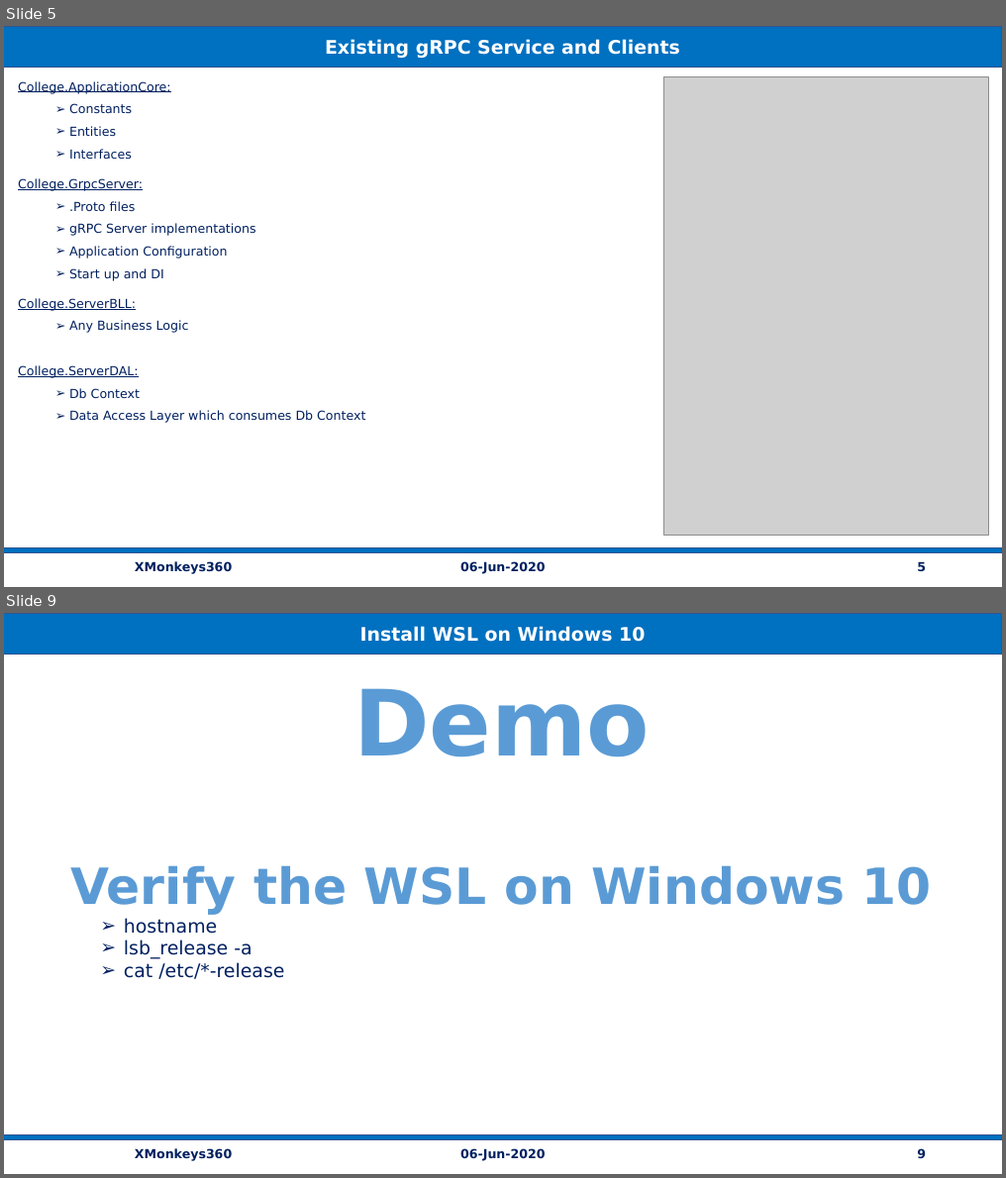
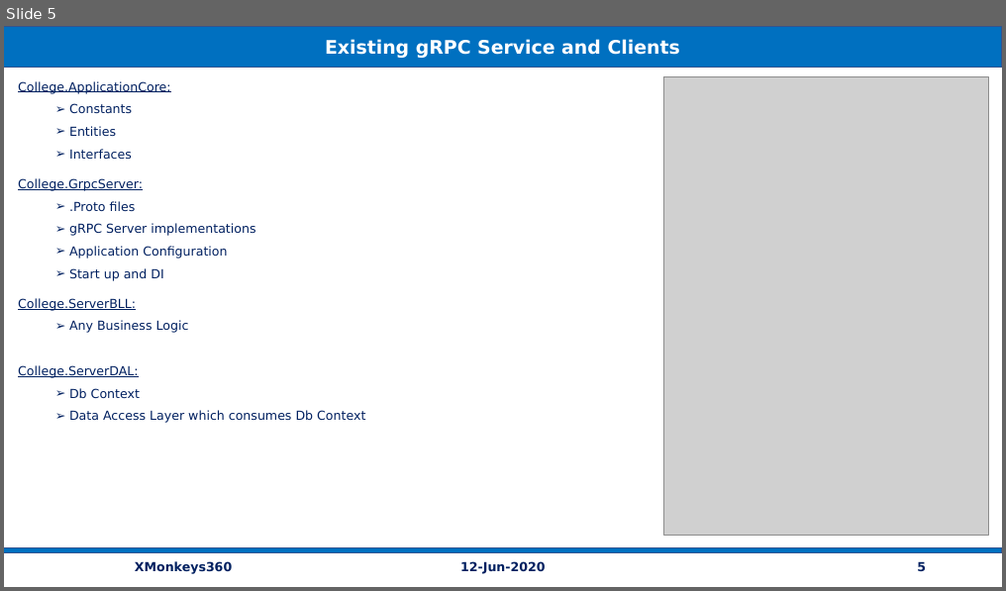
Before and after one commit to vishipayyallore/speaker_series_2021, a slide deck: XMonkeys360/gRPC_Session4_12Jun2020/Documentation/gRPC_Service_Logging_ErrorHandling.pptx. Shown one above the other, each under a label of ours: slides 5 and 9 before the commit, slide 5 after it; the slides between them are not shown. The pictures are 1006x1178 and 1006x591 pixels, drawn with LibreOffice and Linux fonts; fonts in the diff are those of the drawing; grey boxes stand for pictures. Boxes give left, top, right and bottom in pixels: in the first picture for what was removed or moved away, otherwise in the second. Text is boxed around its words. In the diff, an @@ line names an element or a change of style, - is before the commit and + after.

```diff
--- a/XMonkeys360/gRPC_Session4_12Jun2020/Documentation/gRPC_Service_Logging_ErrorHandling.pptx
+++ b/XMonkeys360/gRPC_Session4_12Jun2020/Documentation/gRPC_Service_Logging_ErrorHandling.pptx
@@ slide 9 removed at (x1=4, y1=613, x2=1002, y2=1174), background #FFFFFF @@
@@ rectangle removed at (x1=4, y1=614, x2=1001, y2=655) @@
-Install WSL on Windows 10
@@ text removed at (x1=71, y1=688, x2=932, y2=979) @@
-Demo
-Verify the WSL on Windows 10
-  ➢ hostname
-  ➢ lsb_release -a
-  ➢ cat /etc/*-release
@@ rectangle removed at (x1=4, y1=1136, x2=1001, y2=1140) @@
@@ text removed at (x1=135, y1=1149, x2=232, y2=1161) @@
-XMonkeys360
@@ text removed at (x1=460, y1=1149, x2=546, y2=1161) @@
-06-Jun-2020
@@ page number removed at (x1=917, y1=1149, x2=926, y2=1158) @@
-9
@@ slide 5 changed as well @@
@@ text at (x1=460, y1=562, x2=546, y2=574): text changed @@
-06-Jun-2020
+12-Jun-2020
```
Also in this commit, not shown: 11 other slides changed, 1 slide added, 2 other slides removed, 6 other files.
